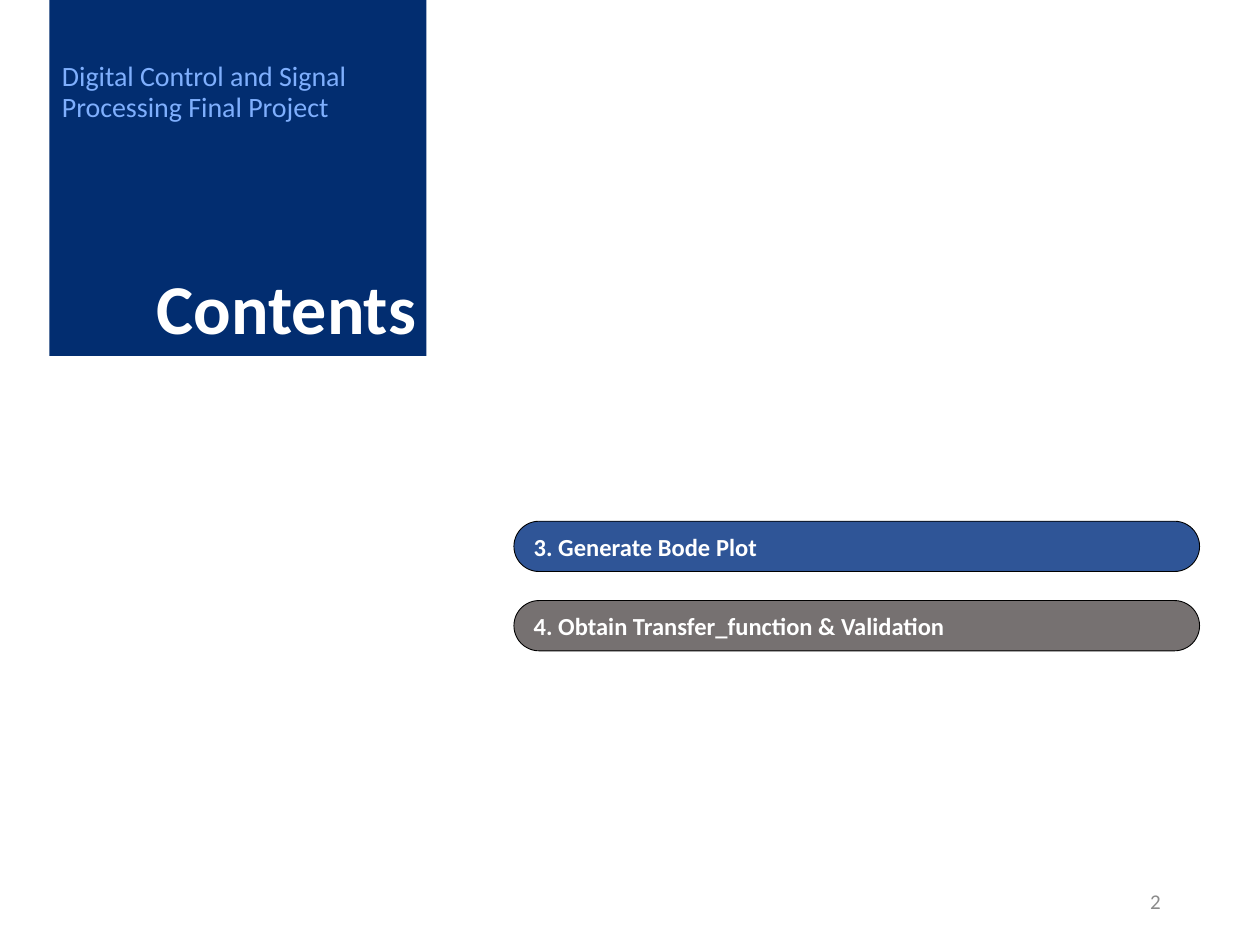
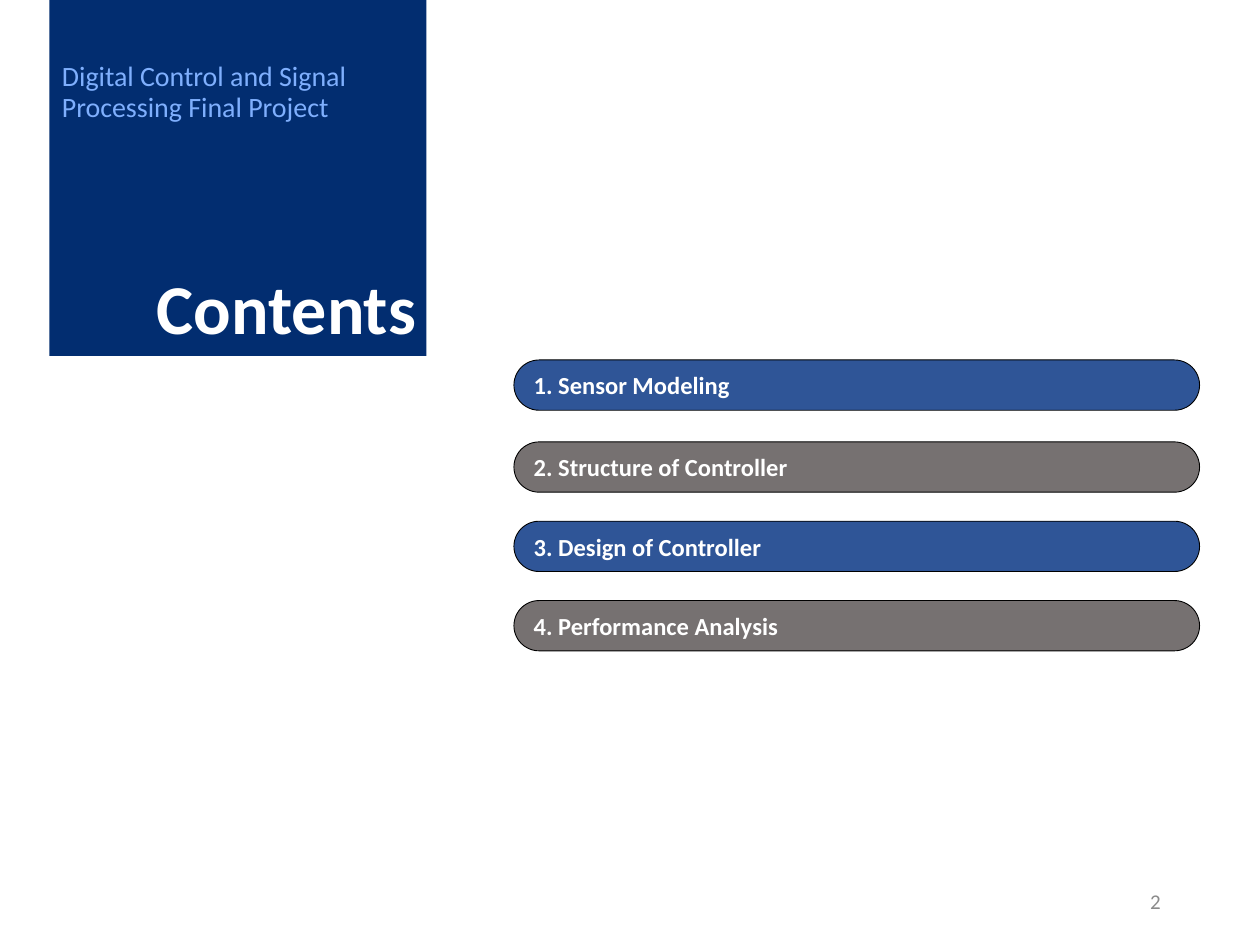
Before and after one commit to 22200576-JUYOUNG-LEE/DCSP_FINAL, a slide deck: slide 2 of 0603_Good/ppt/DCSP_about.pptx. Drawn at 1260x945 pixels with LibreOffice and Linux fonts; fonts in the diff are those of the drawing. Boxes give left, top, right and bottom in pixels: in the first picture for what was removed or moved away, otherwise in the second. Text is boxed around its words. In the diff, an @@ line names an element or a change of style, - is before the commit and + after.

Commit message:
ppt

```diff
--- a/0603_Good/ppt/DCSP_about.pptx
+++ b/0603_Good/ppt/DCSP_about.pptx
@@ rounded rectangle added at (x1=514, y1=360, x2=1200, y2=411), fill #2F5597, outline #000000 0.5 pt, 14 pt, text #FFFFFF, bold @@
+1. Sensor Modeling
@@ rounded rectangle added at (x1=514, y1=442, x2=1200, y2=493), fill #767171, outline #000000 0.5 pt, 14 pt, text #FFFFFF, bold @@
+2. Structure of Controller
@@ text in rounded rectangle at (x1=534, y1=538, x2=761, y2=560): text changed @@
-3. Generate Bode Plot
+3. Design of Controller
@@ text in rounded rectangle at (x1=534, y1=618, x2=778, y2=639): text changed @@
-4. Obtain Transfer_function & Validation
+4. Performance Analysis
```
Also in this commit, not shown: 1 other slide changed, 5 slides added, 6 slides removed, 2 other files.
